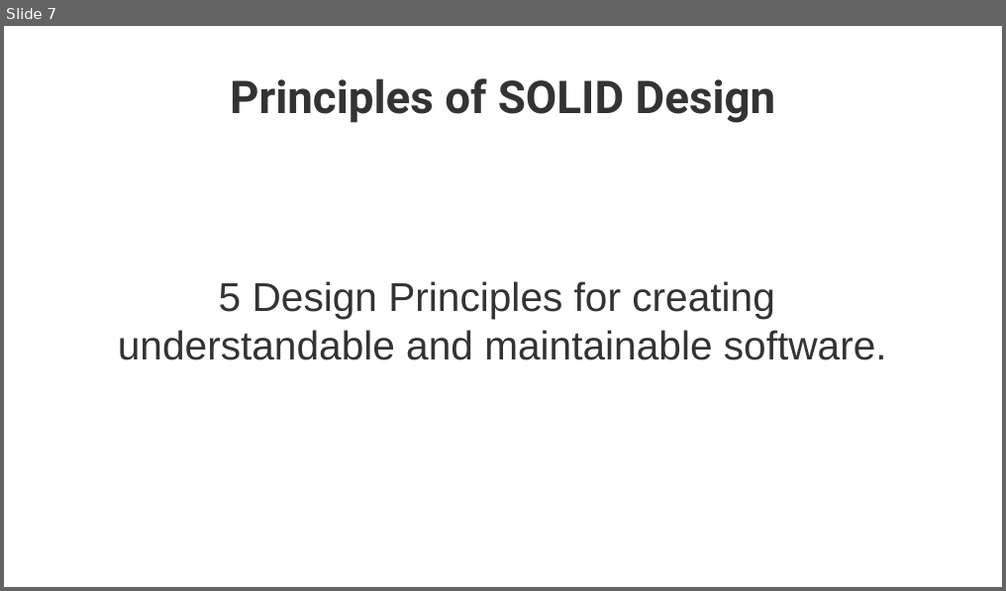
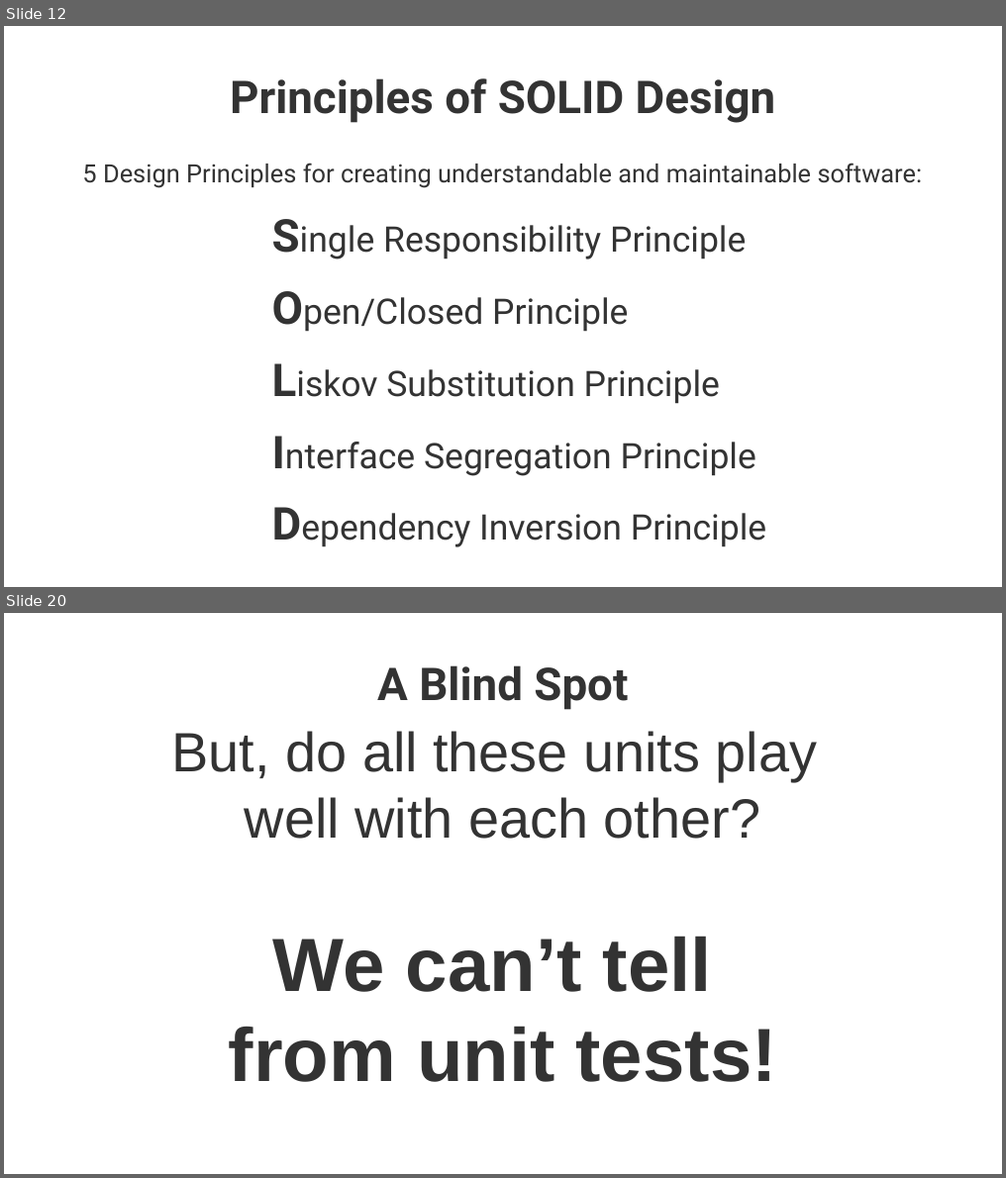
Before and after one commit to maxmeffert/SystemTesting, a slide deck: Presentation/Presentation.odp. Shown one above the other, each under a label of ours: slide 7 before the commit, slides 12 and 20 after it; the slides between them are not shown. The pictures are 1006x591 and 1006x1178 pixels, drawn with LibreOffice and Linux fonts; fonts in the diff are those of the drawing; background and template pictures are left out. Boxes give left, top, right and bottom in pixels: in the first picture for what was removed or moved away, otherwise in the second. Text is boxed around its words. In the diff, an @@ line names an element or a change of style, - is before the commit and + after.

```diff
--- a/Presentation/Presentation.odp
+++ b/Presentation/Presentation.odp
@@ slide 20 added at <box>4,613,1002,1174</box>, background picture (left out) @@
@@ title added at <box>377,665,628,710</box>, 36 pt, text #333333, bold @@
+A Blind Spot
@@ subtitle added at <box>172,731,817,1082</box>, 44 pt, text #333333 @@
+But, do all these units play
+well with each other?
+We can’t tell
+from unit tests!
@@ what was slide 7 is now slide 12 @@
@@ slide 12 changed as well @@
@@ text "5 Design Principles for creating ..." at <box>82,163,923,187</box>: vertical alignment middle to top @@
@@ text at <box>82,163,923,187</box>: text changed; size 32 to 20 pt; font Arial to Roboto @@
-5 Design Principles for creating
-understandable and maintainable software.
+5 Design Principles for creating understandable and maintainable software:
@@ text added at <box>303,225,766,548</box>, 28 pt, text #333333 @@
+Single Responsibility Principle
+Open/Closed Principle
+Liskov Substitution Principle
+Interface Segregation Principle
+Dependency Inversion Principle
```
Also in this commit, not shown: 4 other slides changed, 9 other slides added, 3 slides removed, 1 other file.
